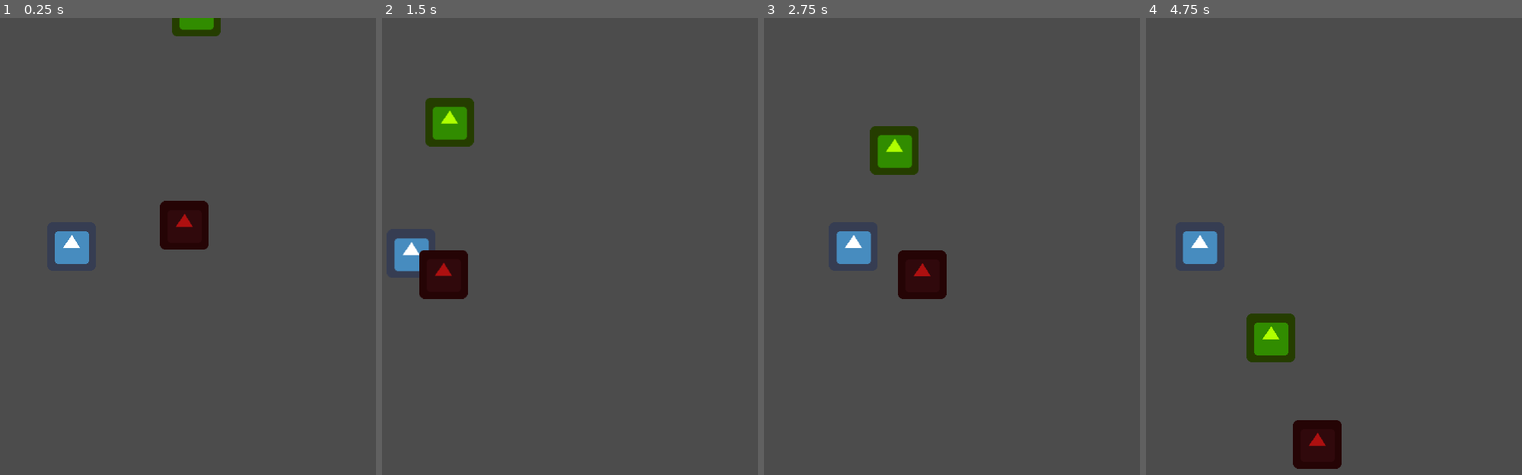
Above: before the commit, frames 1-4 (left to right).
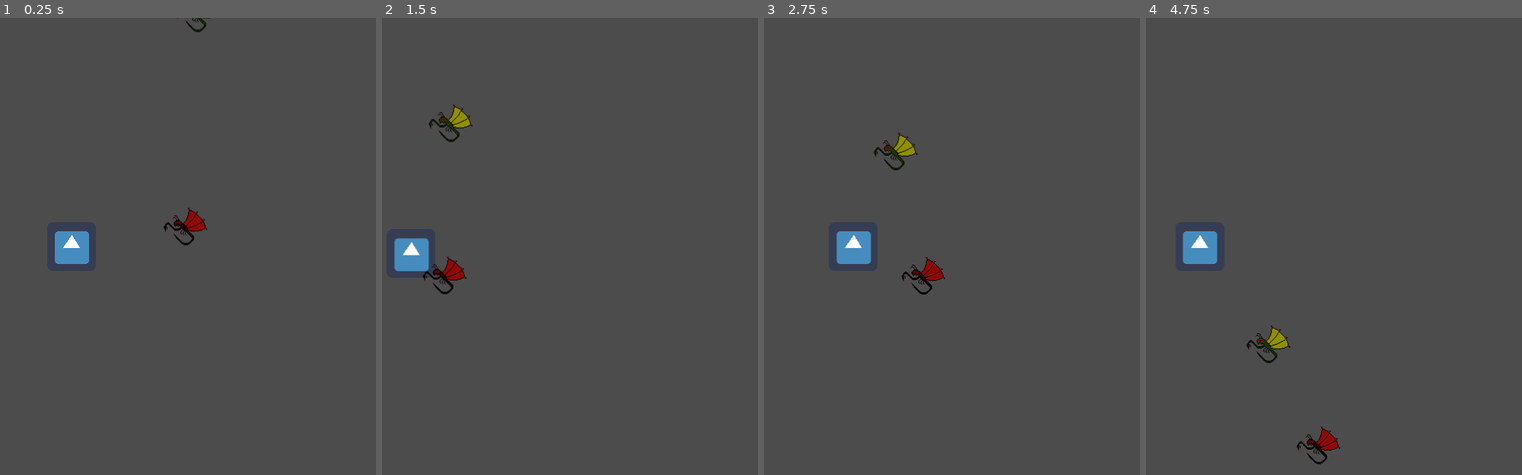
Above: after the commit, the same moments.

Repository: KoryB/ludum-dare-52
Game: Godot game, scene res://level/test_level.tscn
The game is run twice, just before and just after one commit, with the same random seed, the same clock (stepped at 60 frames per second) and the same inputs. The engine's default icon, where the game draws it, is replaced by a stand-in: a white triangle on a blue panel in a dark square.
Inputs (mouse positions are in pixels of both pictures, inside the frame that each line leads up to):
- Up to frame 1 (0.25 s): no input
- Up to frame 2 (1.5 s): move the mouse to (588, 223) at 0.52 s; hold D (player_right) 0.53-1.28 s; click (588, 223) at 0.6 s; move the mouse to (outside the picture) at 1.27 s; hold S (player_down) from 1.28 s (still down); tap Space (player_dash) at 1.35 s
- Up to frame 3 (2.75 s): move the mouse to (895, 145) at 2.02 s; release S (player_down) at 2.03 s; hold D (player_right) from 2.03 s (still down); hold Right mouse button (player_shield) from 2.03 s (still down)
- Up to frame 4 (4.75 s): move the mouse to (1187, 337) at 2.77 s; release D (player_right) at 2.78 s; release Right mouse button (player_shield) at 2.78 s; hold W (player_up) 2.78-3.53 s; click (1187, 337) at 2.85 s; move the mouse to (1401, 315) at 3.52 s; hold A (player_left) from 3.53 s (still down); tap Space (player_dash) at 3.6 s; move the mouse to (outside the picture) at 4.27 s; right-click (outside the picture) at 4.35 s

The runs differ from the first frame. In frame 1, 1.8% of the frame differs, in the area x 42-59%, y 0-51%; in frame 2, 2.7%; in frame 3, 2.7%, in the area x 28-49%, y 23-62%; in frame 4, 2.7%.

Commit message:
Added walls to the arena

Diff:
--- a/character/bug/bug.tscn
+++ b/character/bug/bug.tscn
@@ -1,10 +1,11 @@
-[gd_scene load_steps=4 format=2]
+[gd_scene load_steps=5 format=2]
 
 [ext_resource path="res://character/base_character/base_character.tscn" type="PackedScene" id=1]
 [ext_resource path="res://character/bug/bug.gd" type="Script" id=2]
+[ext_resource path="res://asset/bug_one.png" type="Texture" id=3]
 
 [sub_resource type="RectangleShape2D" id=1]
-extents = Vector2( 32, 32 )
+extents = Vector2( 27.5, 25 )
 
 [node name="Bug" instance=ExtResource( 1 )]
 collision_layer = 2
@@ -14,4 +15,9 @@
 stun_time = 1.0
 
 [node name="CollisionShape2D" parent="." index="0"]
+visible = false
+position = Vector2( 1.5, 1 )
 shape = SubResource( 1 )
+
+[node name="Sprite" parent="." index="1"]
+texture = ExtResource( 3 )
--- a/character/bug/go_to_target_state.gd
+++ b/character/bug/go_to_target_state.gd
@@ -9,7 +9,7 @@
 
 
 func pre_update(target, delta: float) -> State:
-    if target.target == null or !target.target.is_inside_tree(): # TODO: This did not do the stale references like I expected
+    if !is_instance_valid(target.target):
         target.choose_new_target()
 
     target_switch_timer += delta
--- a/level/test_level.tscn
+++ b/level/test_level.tscn
@@ -36,11 +36,7 @@
 [node name="Bug" parent="." instance=ExtResource( 2 )]
 modulate = Color( 0.678431, 0.0627451, 0.0627451, 1 )
 position = Vector2( 769, 562 )
-target_switch_time = 1.0
-stun_time = 1.0
 
 [node name="Bug2" parent="." instance=ExtResource( 2 )]
 modulate = Color( 0.686275, 1, 0, 1 )
 position = Vector2( 767, 258 )
-target_switch_time = 1.0
-stun_time = 1.0
--- a/world/arena/arena.tscn
+++ b/world/arena/arena.tscn
@@ -14,3 +14,34 @@
 [node name="CollisionShape2D" type="CollisionShape2D" parent="."]
 self_modulate = Color( 0, 0, 0, 1 )
 shape = SubResource( 1 )
+
+[node name="StaticBody2D" type="StaticBody2D" parent="."]
+position = Vector2( -800, -800 )
+collision_layer = 256
+
+[node name="CollisionPolygon2D" type="CollisionPolygon2D" parent="StaticBody2D"]
+polygon = PoolVector2Array( -2, 0, -1, 804, 26, 594, 105, 403, 234, 236, 395, 111, 589, 29, 800, 0 )
+
+[node name="StaticBody2D2" type="StaticBody2D" parent="."]
+position = Vector2( 800, -800 )
+rotation = 1.5708
+collision_layer = 256
+
+[node name="CollisionPolygon2D" type="CollisionPolygon2D" parent="StaticBody2D2"]
+polygon = PoolVector2Array( -2, 0, -1, 804, 26, 594, 105, 403, 234, 236, 395, 111, 589, 29, 800, 0 )
+
+[node name="StaticBody2D3" type="StaticBody2D" parent="."]
+position = Vector2( -800, 800 )
+rotation = 4.71239
+collision_layer = 256
+
+[node name="CollisionPolygon2D" type="CollisionPolygon2D" parent="StaticBody2D3"]
+polygon = PoolVector2Array( -2, 0, -1, 804, 26, 594, 105, 403, 234, 236, 395, 111, 589, 29, 800, 0 )
+
+[node name="StaticBody2D4" type="StaticBody2D" parent="."]
+position = Vector2( 800, 800 )
+rotation = 3.14159
+collision_layer = 256
+
+[node name="CollisionPolygon2D" type="CollisionPolygon2D" parent="StaticBody2D4"]
+polygon = PoolVector2Array( -2, 0, -1, 804, 26, 594, 105, 403, 234, 236, 395, 111, 589, 29, 800, 0 )
Binary file added: asset/bug_one.png
Not shown, added: asset/bug_one.png.import
